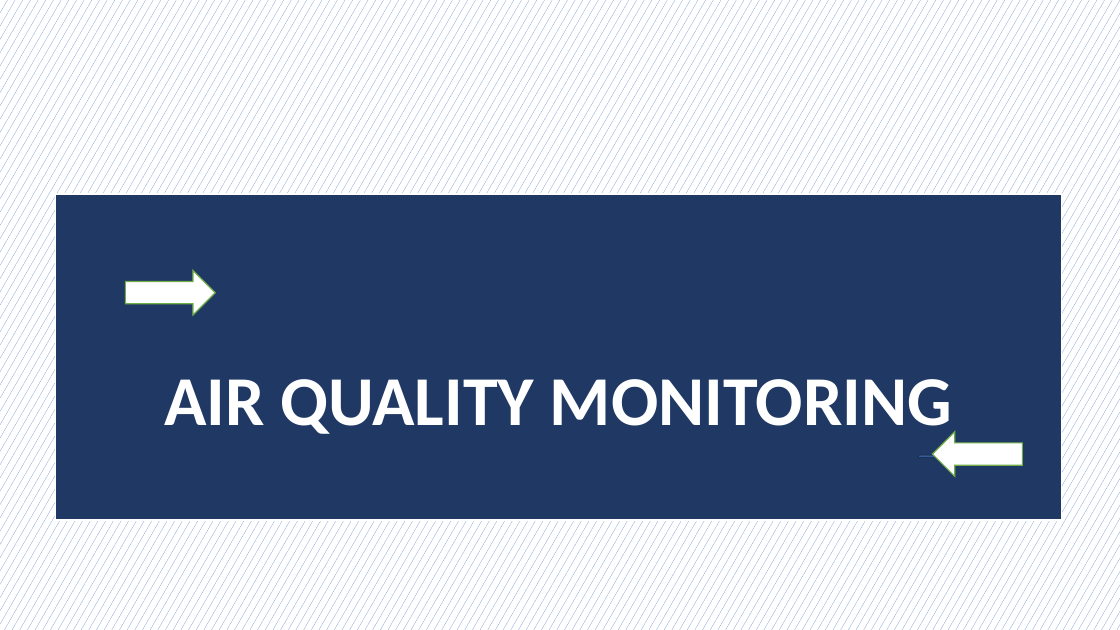
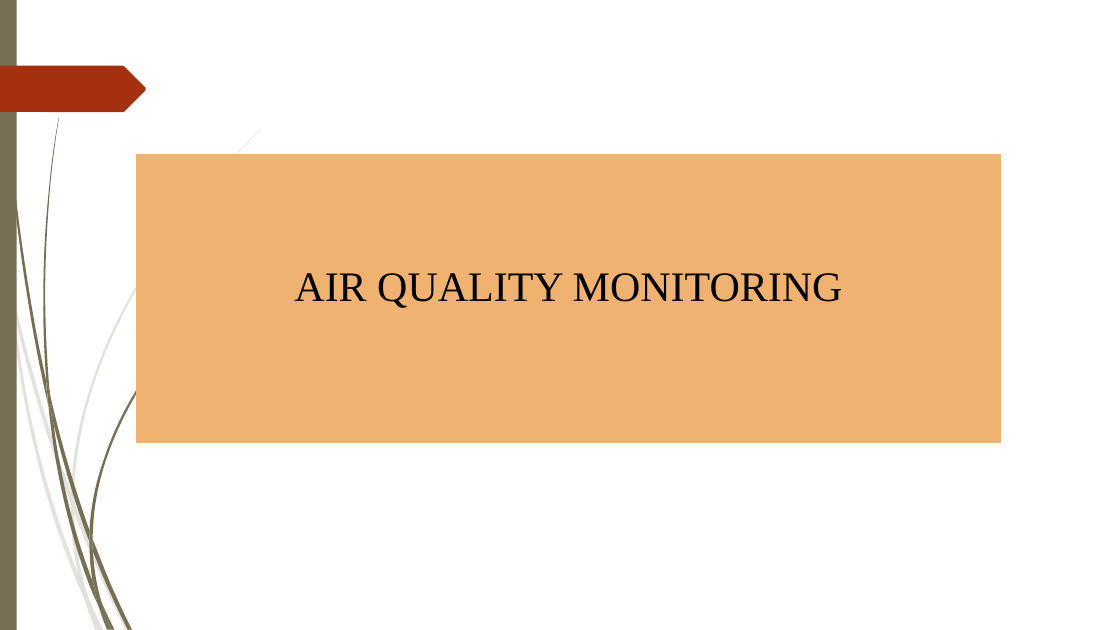
Before and after one commit to Induja03/4114_NEW-PRINCE-SHRI-BHAVANI-COLLEGE-OF-ENGINEERING-AND-TECHNOLOGY_AIR-QUALITY-MONITORING, a slide deck: slide 1 of AIR QUALITY MONITORING.pptx. Drawn at 1120x630 pixels with LibreOffice and Linux fonts; fonts in the diff are those of the drawing; background and template pictures are left out. Boxes give left, top, right and bottom in pixels: in the first picture for what was removed or moved away, otherwise in the second. Text is boxed around its words. In the diff, an @@ line names an element or a change of style, - is before the commit and + after.

```diff
--- a/AIR QUALITY MONITORING.pptx
+++ b/AIR QUALITY MONITORING.pptx
@@ background pattern #4472C4 on #FFFFFF to picture (left out) @@
@@ rectangle added at [0,0,17,630], fill #766F54 @@
@@ freeform shape added at [0,66,146,112], fill #A53010 @@
@@ title "AIR QUALITY MONITORING": place and size @@
-title "AIR QUALITY MONITORING" at [55,194,1062,521]
+title "AIR QUALITY MONITORING" at [136,154,1002,443]
@@ title "AIR QUALITY MONITORING" at [136,154,1002,443]: size 60 to 36 pt, font Calibri to Times New Roman, text colour #FFFFFF to #000000, bold off; line spacing 0.9 to 1; vertical alignment bottom to top; fill #203864 to #F0B270; outline #FFFFFF 1.5 pt to none @@
@@ right arrow removed at [125,271,215,315] @@
@@ left arrow removed at [933,432,1023,476] @@
@@ left arrow removed at [918,455,948,459] @@
@@ group added at [0,129,262,630]: 10 freeform shapes @@
@@ group added at [3,0,218,630]: 12 freeform shapes @@
```
Also in this commit, not shown: 14 slides added, 8 slides removed.
